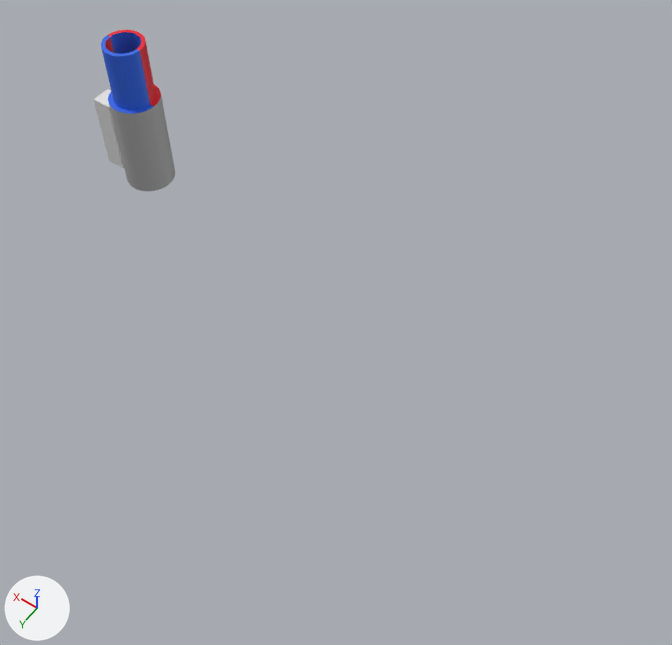
What one commit did to the FBX model Assets/Scenes/Chang/Arena/Canon.fbx.
One viewpoint serves both versions: a 50 mm lens placed at (-14.3, 11.78, 16.67), pointed at (-6.75, 1.21, 0.06). Every picture has the same lights, and +X, +Y and +Z are marked at lower left. Where no turn or scale is listed for an object, it has been applied to the vertices.

The scene before the commit, as lines of its bpy script (objects in view):
```python
me_cube_006 = bpy.data.meshes.new('Cube.006')
me_cube_006.from_pydata(...)  # a box spanning x -0.25..0.25, y -0.25..0.25, z 0.0..2.0
me_cylinder_010 = bpy.data.meshes.new('Cylinder.010')
me_cylinder_010.from_pydata(...)  # 96 vertices, 65 faces; spans x -100.0..100.0, y 0.0..500.0, z -100.0..100.0
# faces by material slot: [16, 32, 1, 16]
me_cylinder_010.materials.append(mat_red)  # red #e71a2e
me_cylinder_010.materials.append(mat_grey)  # grey #afafaf
me_cylinder_010.materials.append(mat_yellow)  # yellow #e7dc4a
me_cylinder_010.materials.append(mat_blue)  # blue #2f67e7
me_cylinder_011 = bpy.data.meshes.new('Cylinder.011')
me_cylinder_011.from_pydata(...)  # 128 vertices, 128 faces; spans x -100.0..100.0, y 0.0..500.0, z -100.0..100.0
# faces by material slot: [64, 64]
me_cylinder_011.materials.append(mat_red)  # red #e71a2e
me_cylinder_011.materials.append(mat_blue)  # blue #2f67e7
ob_lever = bpy.data.objects.new('Lever', me_cube_006)
ob_lever.location = (1.0, 0.0, 0.0)
ob_pipebottom = bpy.data.objects.new('PipeBottom', me_cylinder_010)
ob_pipebottom.location = (0.0, 0.0, 0.0)
ob_pipebottom.rotation_euler = (1.571, 0.0, 0.0)  # degrees (90, 0, 0)
ob_pipebottom.scale = (0.00625, 0.005, 0.00625)
ob_pipeend = bpy.data.objects.new('PipeEnd', me_cylinder_011)
ob_pipeend.location = (0.0, 0.0, 1.5)
ob_pipeend.rotation_euler = (1.571, 0.0, 0.0)  # degrees (90, 0, 0)
ob_pipeend.scale = (0.005, 0.005, 0.005)
```
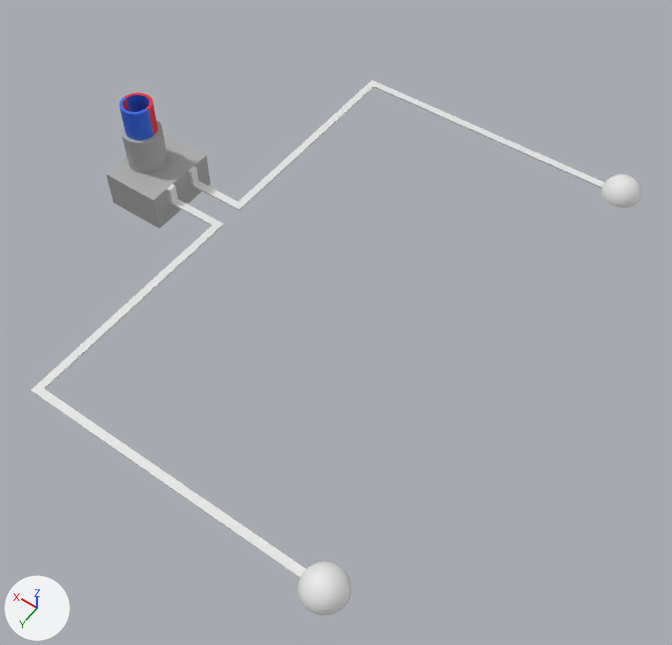
Changed parts and their boxes [x1, y1, x2, y2] in the pictures (672 x 645 px):
'Base', added: after [106, 133, 211, 229]
'PipeBottom', rescaled: before [108, 84, 175, 191]; after [121, 119, 168, 173]
'PipeEnd', moved, rescaled (29% narrower, 41% shorter): before [101, 30, 156, 110]; after [119, 93, 158, 140]
'LLine3', added: after [37, 389, 306, 578]
'LForceField', added: after [298, 561, 352, 616]
'LLine2', added: after [31, 225, 219, 395]
'RLine3', added: after [374, 83, 605, 188]
'RLine2', added: after [238, 80, 378, 206]
'RForceField', added: after [601, 174, 641, 208]
'Lever', deleted: before [94, 89, 124, 168]
'LLine1', added: after [173, 199, 224, 229]
'RLine1', added: after [194, 181, 244, 211]
'LAttachment', added: after [167, 184, 178, 205]
'RAttachment', added: after [189, 166, 199, 187]

What changed in the scene script:
```text
Add me_cube_018:
    me_cube_018.from_pydata(...)  # a box spanning x -0.05..0.05, y -0.1..0.1, z -0.25..0.25
Add me_sphere:
    me_sphere.from_pydata(...)  # 257 vertices, 286 faces; spans x -0.5..0.5, y -0.5..0.5, z 0.0..0.5
Add me_cube_020:
    me_cube_020.from_pydata(...)  # a box spanning x 0.0..0.2, y 0.0..6.0, z 0.0..0.05
Add me_cube_023:
    me_cube_023.from_pydata(...)  # a box spanning x 0.0..0.2, y -6.0..0.0, z 0.0..0.05
Add me_cube_022:
    me_cube_022.from_pydata(...)  # a box spanning x -7.5..0.0, y 0.0..0.2, z 0.0..0.05
Add me_cube_021:
    me_cube_021.from_pydata(...)  # a box spanning x -7.5..0.0, y -0.2..0.0, z 0.0..0.05
Add me_cube_008:
    me_cube_008.from_pydata(...)  # a box spanning x -0.8..0.8, y -1.0..1.0, z -0.5..0.5
    me_cube_008.materials.append(mat_grey)  # grey #afafaf
Add me_cube_024:
    me_cube_024.from_pydata(...)  # a box spanning x -1.5..0.0, y -0.1..0.1, z 0.0..0.05
Remove ob_lever:
    ob_lever = bpy.data.objects.new('Lever', me_cube_006)
    ob_lever.location = (1.0, 0.0, 0.0)
Change ob_pipebottom:
    ob_pipebottom.scale: (0.00625, 0.005, 0.00625) -> (0.005, 0.003, 0.005)
Change ob_pipeend:
    ob_pipeend.location: (0.0, 0.0, 1.5) -> (0.0, 0.0, 0.8)
    ob_pipeend.scale: (0.005, 0.005, 0.005) -> (0.004, 0.003, 0.004)
Add ob_lattachment:
    ob_lattachment = bpy.data.objects.new('LAttachment', me_cube_018)
    ob_lattachment.location = (-1.15, 0.4, 0.25)
Add ob_lforcefield:
    ob_lforcefield = bpy.data.objects.new('LForceField', me_sphere)
    ob_lforcefield.location = (-10.2, 6.4, 0.0)
Add ob_lline2:
    ob_lline2 = bpy.data.objects.new('LLine2', me_cube_020)
    ob_lline2.location = (-2.7, 0.5, 0.0)
Add ob_rline2:
    ob_rline2 = bpy.data.objects.new('RLine2', me_cube_023)
    ob_rline2.location = (-2.7, -0.5, 0.0)
Add ob_rline3:
    ob_rline3 = bpy.data.objects.new('RLine3', me_cube_022)
    ob_rline3.location = (-2.7, -6.5, 0.0)
Add ob_lline3:
    ob_lline3 = bpy.data.objects.new('LLine3', me_cube_021)
    ob_lline3.location = (-2.7, 6.5, 0.0)
Add ob_rattachment:
    ob_rattachment = bpy.data.objects.new('RAttachment', me_cube_018.copy())
    ob_rattachment.location = (-1.15, -0.4, 0.25)
Add ob_rforcefield:
    ob_rforcefield = bpy.data.objects.new('RForceField', me_sphere.copy())
    ob_rforcefield.location = (-10.2, -6.4, 0.0)
Add ob_base:
    ob_base = bpy.data.objects.new('Base', me_cube_008)
    ob_base.location = (-0.3, 0.0, 0.0)
Add ob_rline1:
    ob_rline1 = bpy.data.objects.new('RLine1', me_cube_024)
    ob_rline1.location = (-1.2, -0.4, 0.0)
Add ob_lline1:
    ob_lline1 = bpy.data.objects.new('LLine1', me_cube_024.copy())
    ob_lline1.location = (-1.2, 0.4, 0.0)
```
